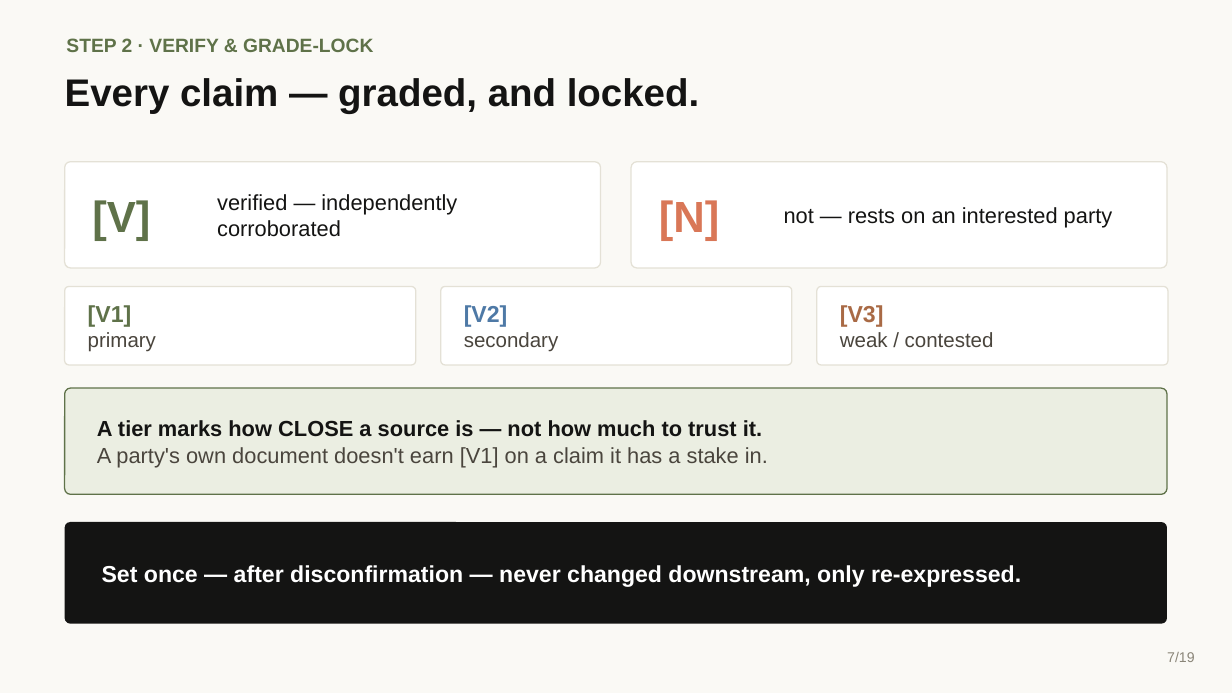
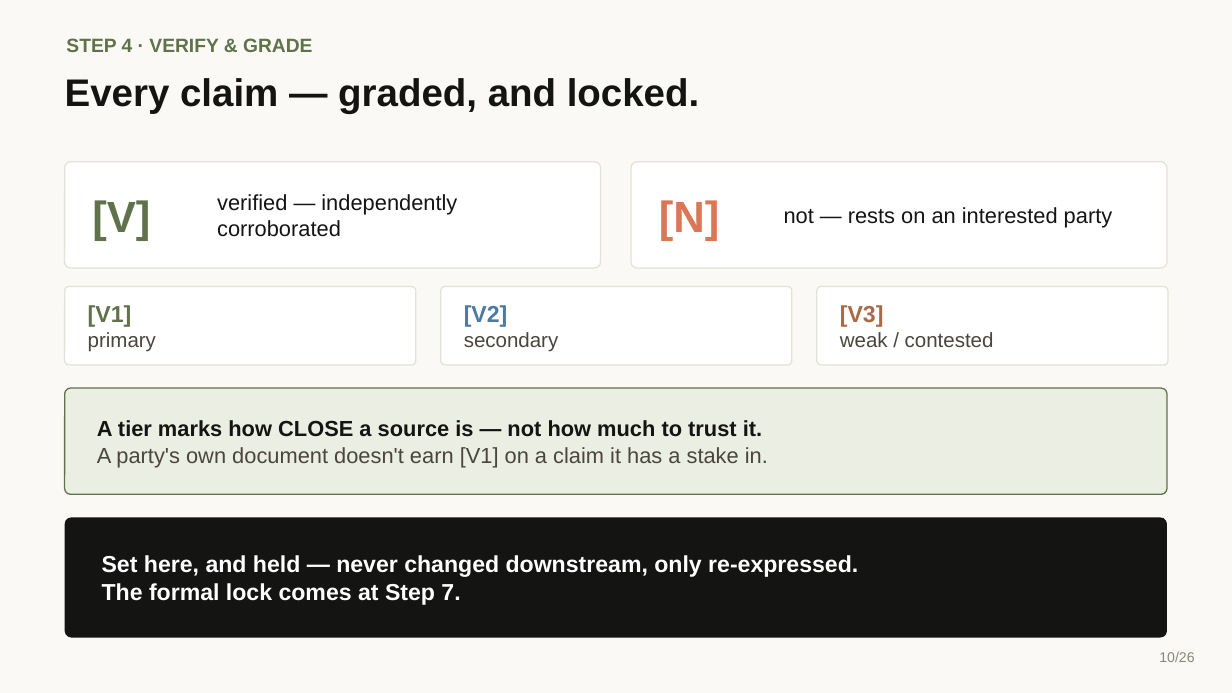
Before and after one commit to ComplexAR/Insight-Engine, a slide deck: slide 10 of Presentation/Insight-Engine-Explainer.pptx (slide 7 before the commit). Drawn at 1232x693 pixels with LibreOffice and Linux fonts; fonts in the diff are those of the drawing. Boxes give left, top, right and bottom in pixels: in the first picture for what was removed or moved away, otherwise in the second. Text is boxed around its words. In the diff, an @@ line names an element or a change of style, - is before the commit and + after.

Commit message:
Update explainer deck, script, and generator
Update the chaptered explainer to the 26-slide build: a uniform 12-box
"How it works" map with the invoking command on every step, the 1-12
numbering, dedicated Render (Step 11) and Track (Step 12) slides, and
the model-choice regrouping (adjudication mechanics followed by the two
model-choice slides).

```diff
--- a/Presentation/Insight-Engine-Explainer.pptx
+++ b/Presentation/Insight-Engine-Explainer.pptx
@@ text at box(66, 38, 312, 52): text changed @@
-STEP 2 · VERIFY & GRADE-LOCK
+STEP 4 · VERIFY & GRADE
@@ rounded rectangle: place and size @@
-rounded rectangle at box(65, 522, 1167, 624)
+rounded rectangle at box(65, 518, 1167, 638)
@@ text at box(102, 555, 858, 605): text changed @@
-Set once — after disconfirmation — never changed downstream, only re-expressed.
+Set here, and held — never changed downstream, only re-expressed.
+The formal lock comes at Step 7.
@@ text at box(1159, 652, 1194, 662): text changed @@
-7/19
+10/26
```
Also in this commit, not shown: 17 other slides changed, 8 slides added, 1 slide removed, 2 other files.
